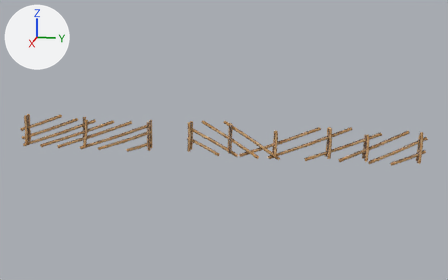
The FBX model Kalevala Pinball/Assets/Models/Launcher Fence.FBX: old version first, new version second.
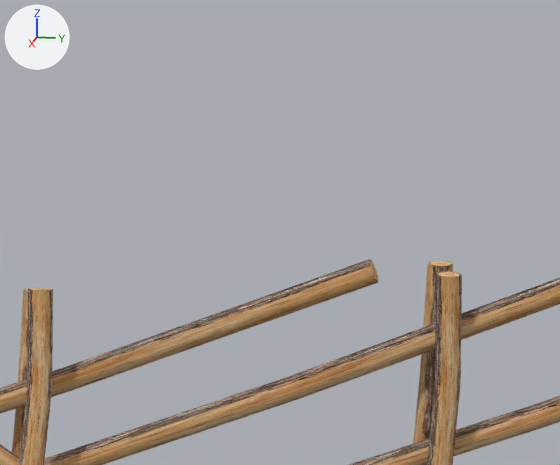
Old and new are each drawn whole from a camera (50 mm lens) standing at (0.955, 0.0314, 0.1982) and looking at (0.2227, -0.115, 0.0151) and again close up on the part from 60% to 77% of the width and 33% to 55% of the height. Lighting does not change. The marker at upper left points along +X, +Y and +Z. Where no turn or scale is listed for an object, it has been applied to the vertices.

In view in the first close-up: 'Fence Post021', 'Fence Post022', 'Fence Post023', 'Fence Post043', 'Fence Post044', 'Fence Post045', 'Fence Post046'.
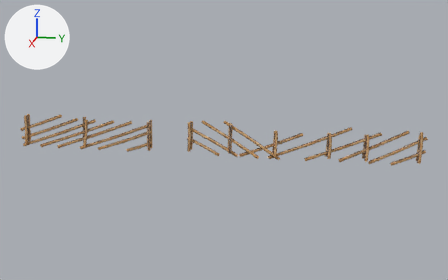
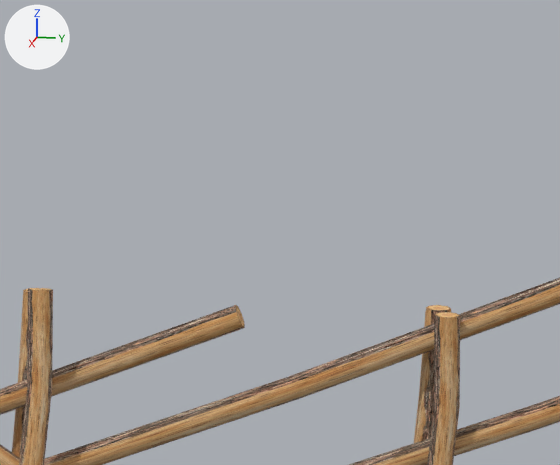
Boxes [x1, y1, x2, y2] around the edits, measured in the close-ups (560 x 465 px):
'Fence Post046', rescaled: before [0, 259, 378, 414]; after [0, 305, 245, 415]
'Fence Post021', rescaled: before [427, 272, 462, 465]; after [427, 312, 460, 465]
'Fence Post022', rescaled (7% narrower, 24% shorter): before [413, 261, 453, 444]; after [414, 305, 451, 443]

The change, as a diff of the scene's bpy script:
```diff
--- a/Kalevala Pinball/Assets/Models/Launcher Fence.FBX.py
+++ b/Kalevala Pinball/Assets/Models/Launcher Fence.FBX.py
@@ ob_fence_post046 @@
 ob_fence_post046.rotation_euler = (-1.181, -0.00765, -0.0474)  # degrees (-68, -0.4, -2.7)
-ob_fence_post046.scale = (1.0, 1.0, 2.93)
+ob_fence_post046.scale = (1.0, 1.0, 2.3)
@@ ob_fence_post021 @@
 ob_fence_post021.location = (22.82, 1.356, 0.0)
+ob_fence_post021.scale = (1.0, 1.0, 0.819)
@@ ob_fence_post022 @@
 ob_fence_post022.rotation_euler = (0.0, 0.0, -1.571)  # degrees (0, 0, -90)
+ob_fence_post022.scale = (1.0, 1.0, 0.799)
```
